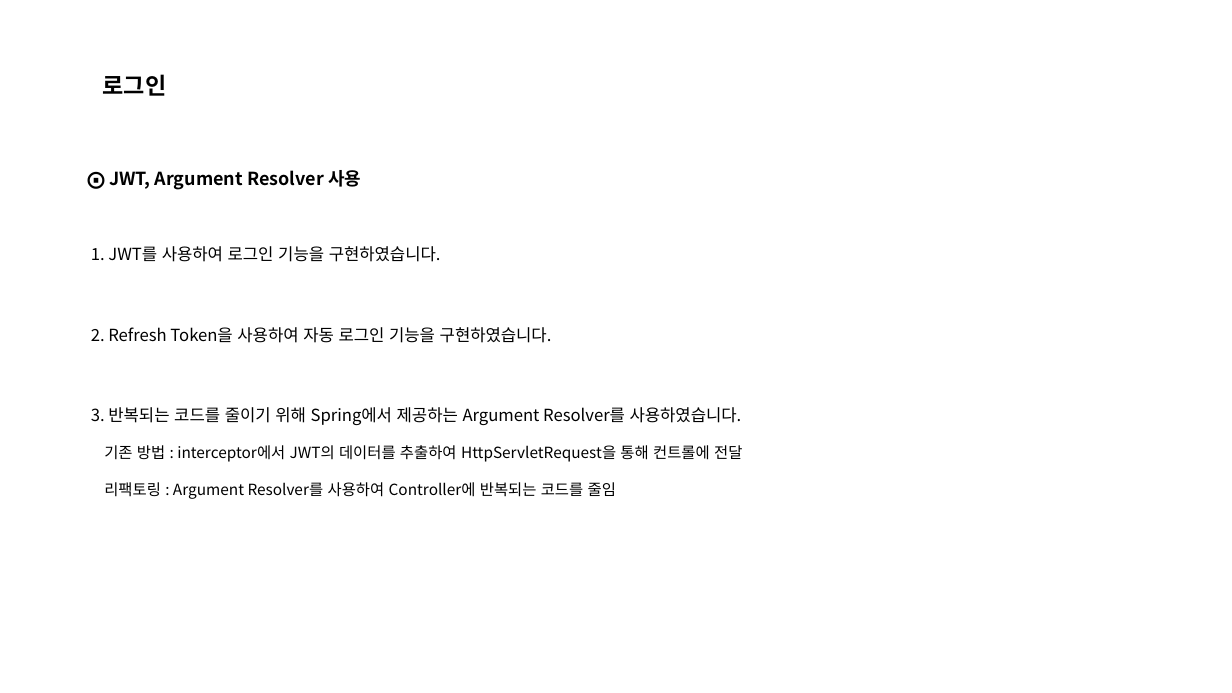
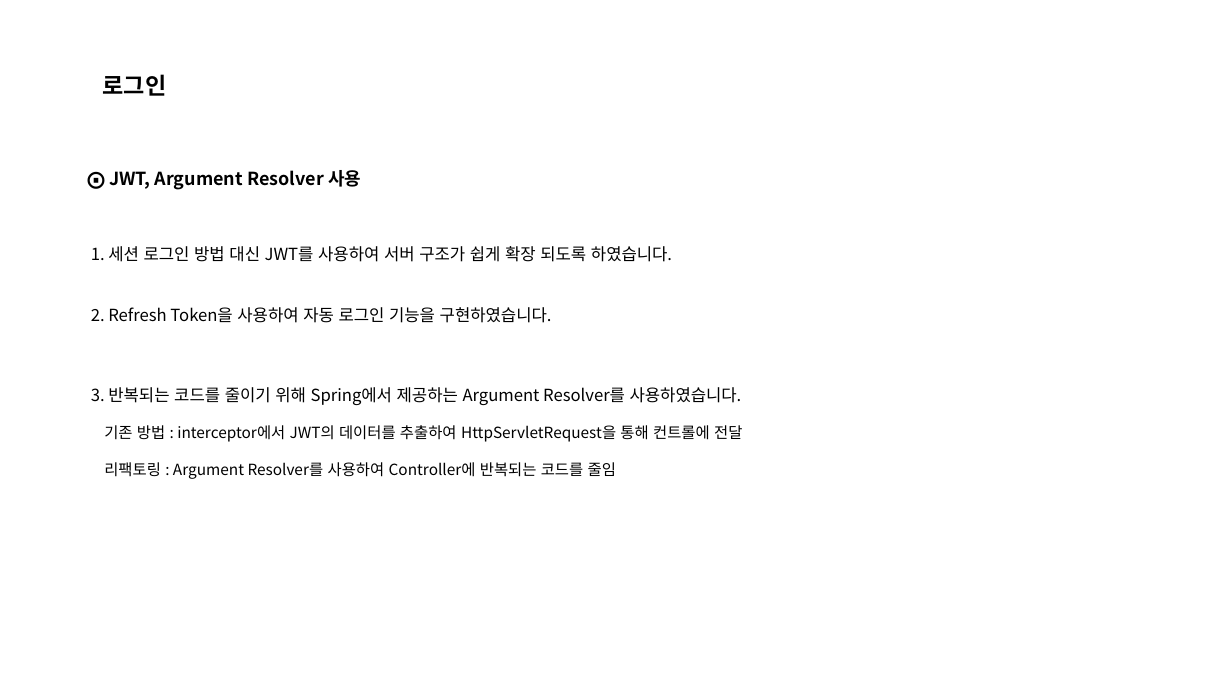
Before and after one commit to ohjinhokor/PortFolio, a slide deck: slide 7 of 오진호 포트폴리오.pptx. Drawn at 1232x693 pixels with LibreOffice and Linux fonts; fonts in the diff are those of the drawing; background and template pictures are left out. Boxes give left, top, right and bottom in pixels: in the first picture for what was removed or moved away, otherwise in the second. Text is boxed around its words. In the diff, an @@ line names an element or a change of style, - is before the commit and + after.

```diff
--- a/오진호 포트폴리오.pptx
+++ b/오진호 포트폴리오.pptx
@@ text at (91, 246, 672, 262): text changed @@
-1. JWT를 사용하여 로그인 기능을 구현하였습니다.
+1. 세션 로그인 방법 대신 JWT를 사용하여 서버 구조가 쉽게 확장 되도록 하였습니다.
```
Also in this commit, not shown: 9 other slides changed, 1 slide added, 1 slide removed, 4 other files.
